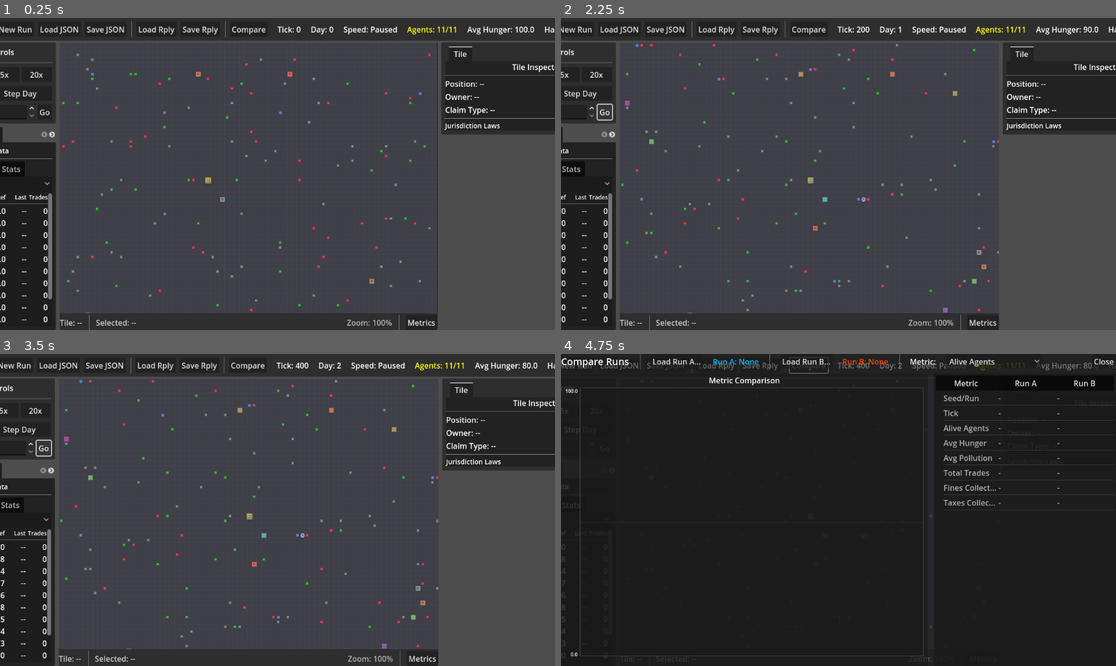
Above: before the commit, frames 1-4 (two rows, left to right).
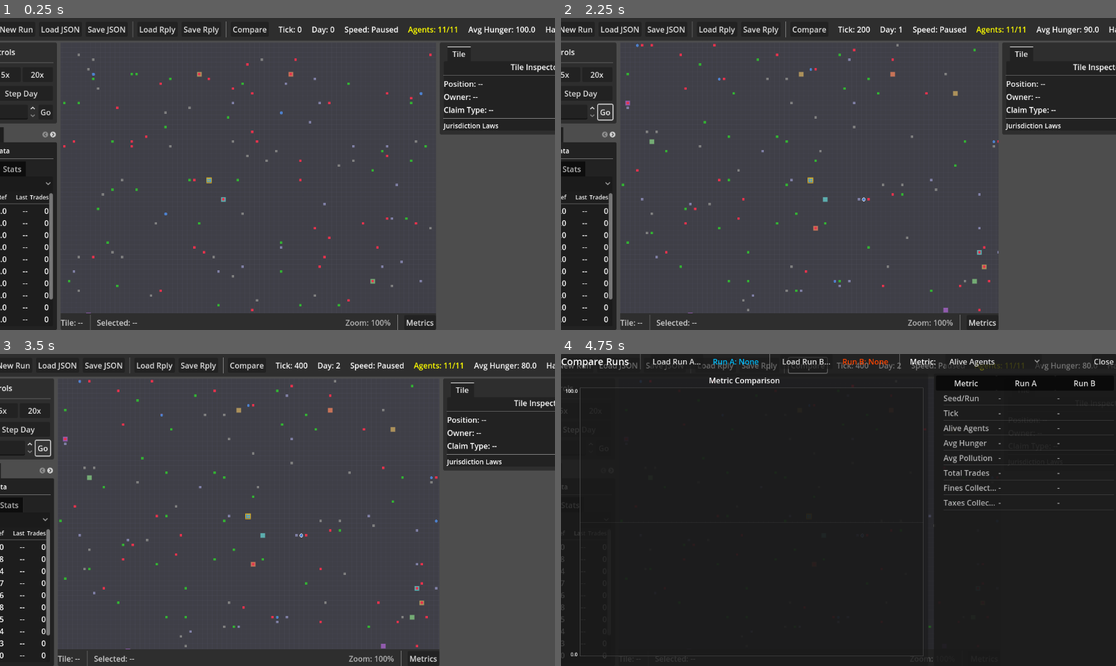
Above: after the commit, the same moments.

Repository: dfrer/societies
Game: Godot game, scene res://viz/visualizer_main.tscn
Two runs of this game, one before a commit and one after it. Both use one fixed random seed, a clock stepped at 60 frames per second and the inputs below.
Inputs:
- Up to frame 1 (0.25 s): no input
- Up to frame 2 (2.25 s): click "New Run" at 0.5 s; click "New Run" at 1.25 s; click "Go" at 2 s
- Up to frame 3 (3.5 s): click "Go" at 2.75 s
- Up to frame 4 (4.75 s): click "Compare" at 3.5 s; click "5x" at 4.25 s

The runs differ from the first frame. In frame 1, 3.6% of the frame differs, in the area x 0-100%, y 1-100%; in frame 2, 2.6%; in frame 3, 3.4%; in frame 4, 0.6%.

Commit message:
Set owner 0 permits to false

Diff:
--- a/sim/sim.gd
+++ b/sim/sim.gd
@@ -45,6 +45,8 @@
 	# Initialize default laws for unclaimed land (owner 0)
 	var default_laws := Laws.new()
 	default_laws.init_from_tuning(state.tuning)
+	default_laws.harvest_permit_required = false
+	default_laws.build_permit_required = false
 	state.laws_by_owner[0] = default_laws
 
 	state.market.init_prices(state.items)
